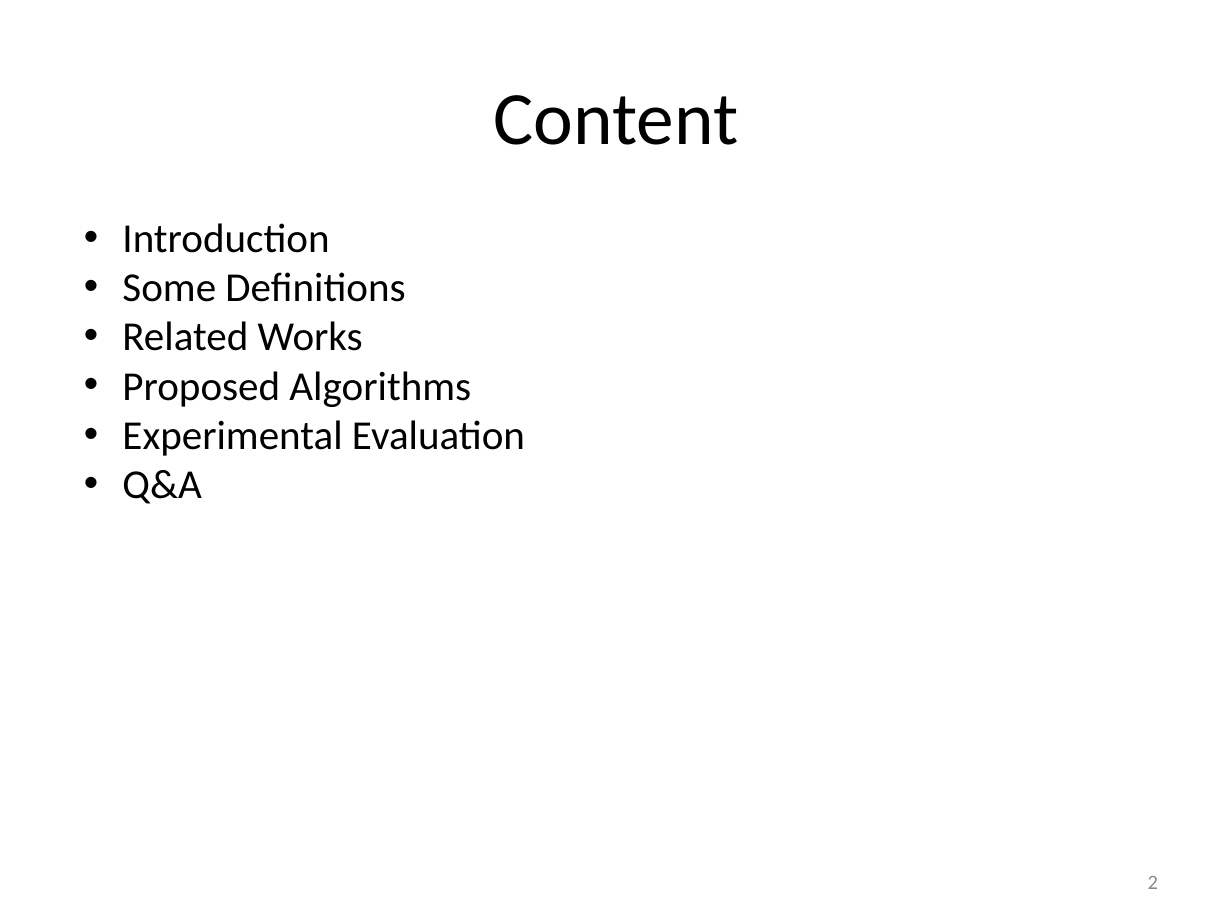
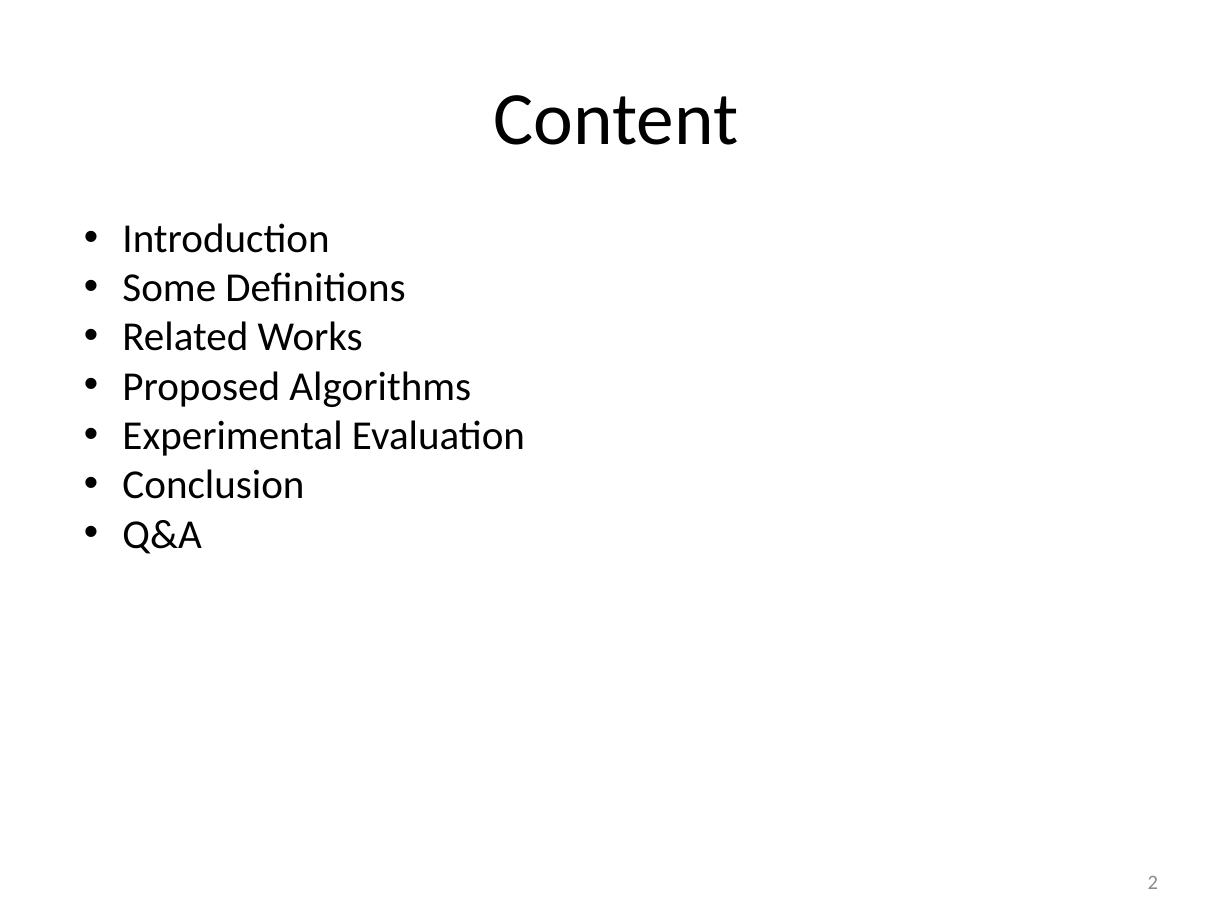
Before and after one commit to vyngo/caohoc-project-name, a slide deck: slide 2 of Report/Luan van pre.pptx. Drawn at 1232x924 pixels with LibreOffice and Linux fonts; fonts in the diff are those of the drawing. Boxes give left, top, right and bottom in pixels: in the first picture for what was removed or moved away, otherwise in the second. Text is boxed around its words. In the diff, an @@ line names an element or a change of style, - is before the commit and + after.

```diff
--- a/Report/Luan van pre.pptx
+++ b/Report/Luan van pre.pptx
@@ text at (122,469,304,499): paragraph added @@
+• Conclusion
```
Also in this commit, not shown: 4 other slides changed, 26 slides added, 7 slides removed, 1 other file.
